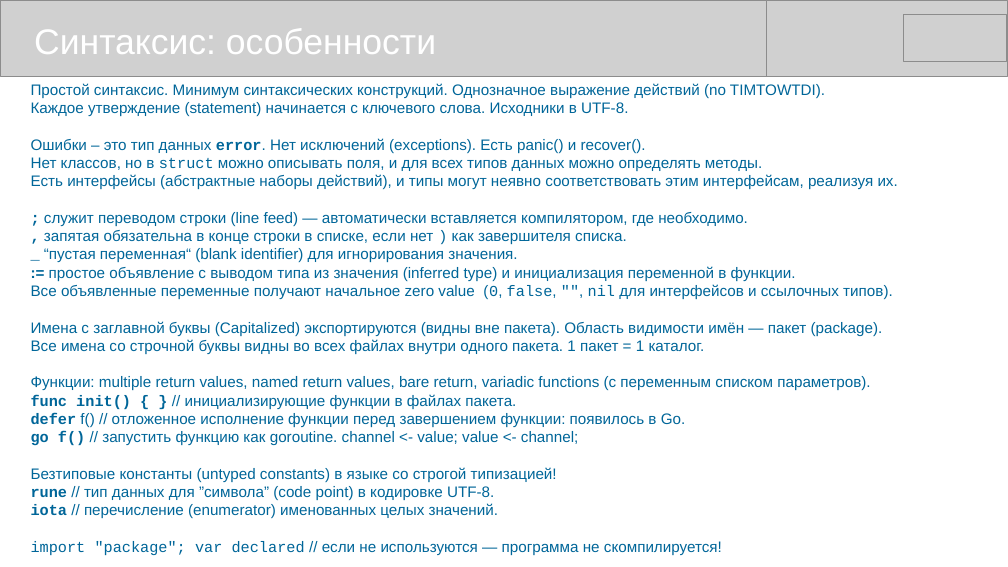
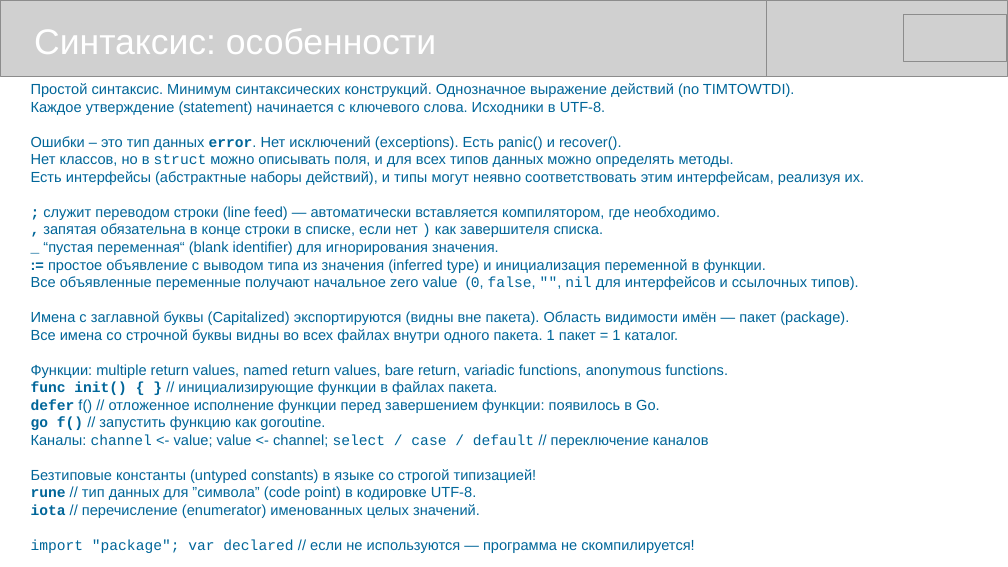
Before and after one commit to mike-shock/Go_language, a slide deck: slide 13 of Go_Review.odp. Drawn at 1008x567 pixels with LibreOffice and Linux fonts; fonts in the diff are those of the drawing; grey boxes stand for pictures. Boxes give left, top, right and bottom in pixels: in the first picture for what was removed or moved away, otherwise in the second. Text is boxed around its words. In the diff, an @@ line names an element or a change of style, - is before the commit and + after.

```diff
--- a/Go_Review.odp
+++ b/Go_Review.odp
@@ text at <box>31,83,865,553</box>: size 12 to 11.5 pt in "Простой синтаксис. Минимум синтаксических конструкций. Одноз ...", "Каждое утверждение (statement) начинается с ключевого слова. ...", "Ошибки – это тип данных error. Нет ...", "Нет классов, но в struct можно описывать ..." and 14 more places @@
@@ text at <box>31,364,729,378</box>: text changed; size 12 to 11.5 pt @@
-Функции: multiple return values, named return values, bare return, variadic functions (с переменным списком параметров).
+Функции: multiple return values, named return values, bare return, variadic functions, anonymous functions.
@@ text at <box>31,416,709,448</box>: text changed; size 12 to 11.5 pt @@
-go f() // запустить функцию как goroutine. channel <- value; value <- channel;
+go f() // запустить функцию как goroutine.
+Каналы: channel <- value; value <- channel; select / case / default // переключение каналов
```
Also in this commit, not shown: 8 other slides changed, 1 other file.
